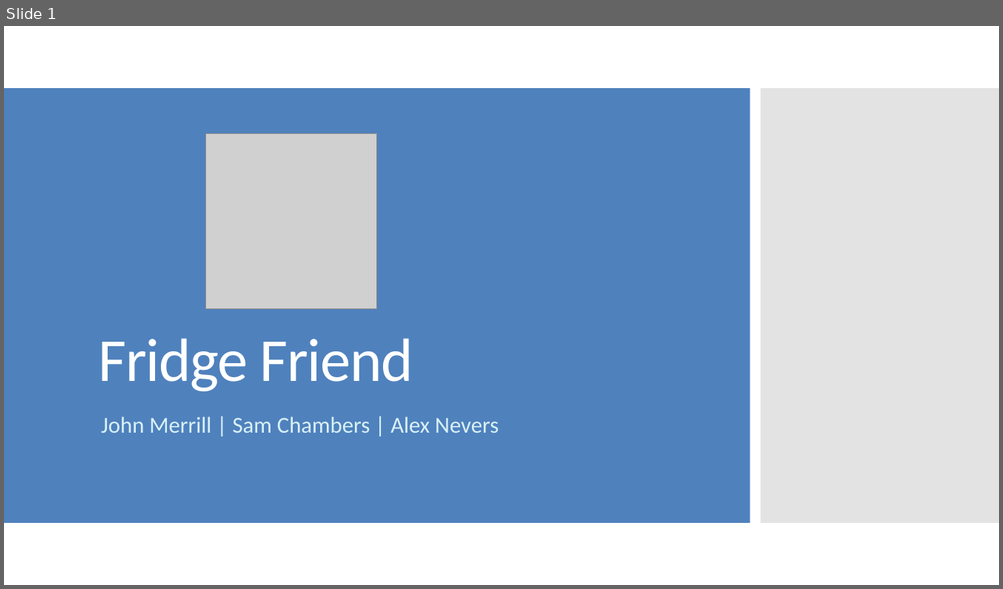
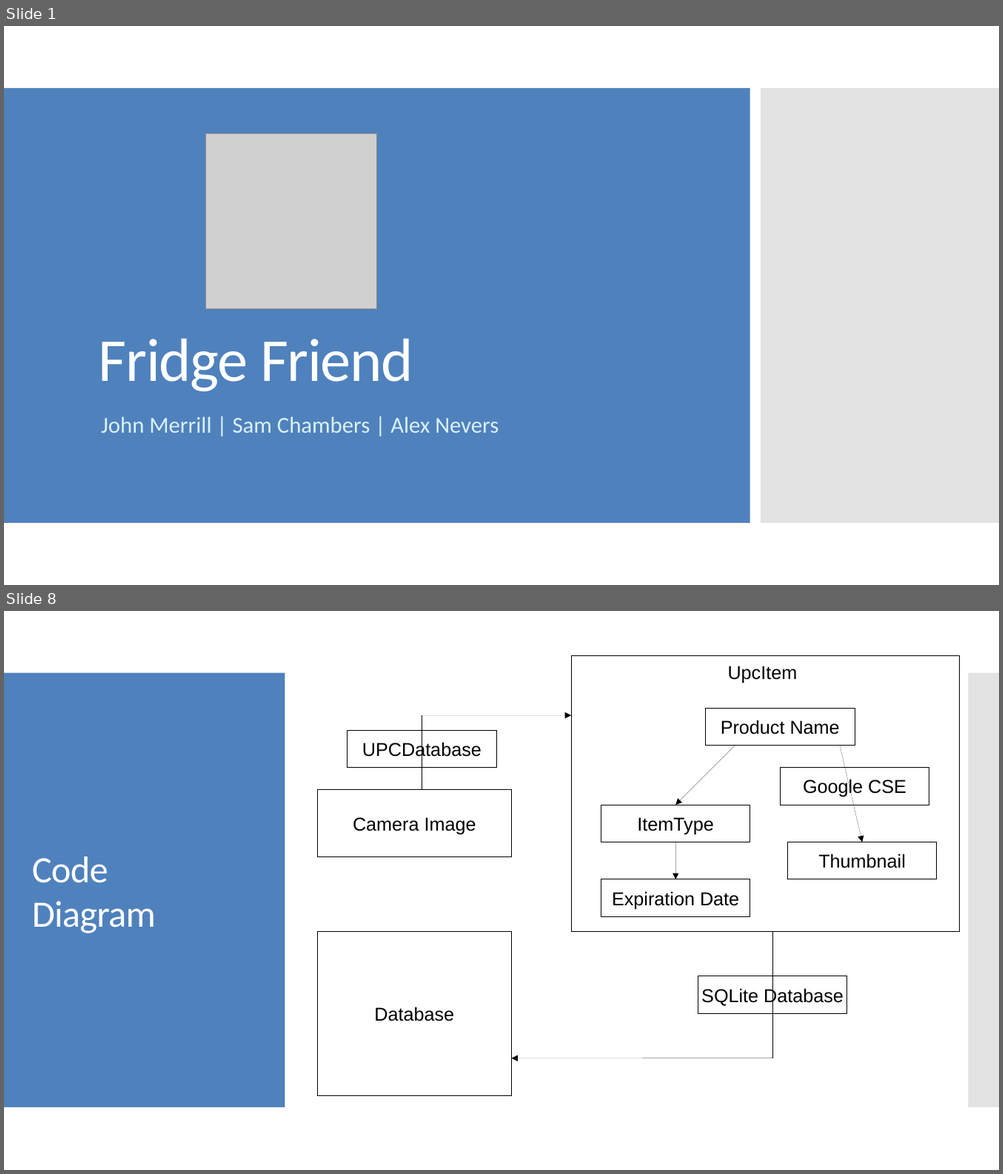
Before and after one commit to uml-app1-2016/Fridge-Friend, a slide deck: Fridge Friend.pptx. Shown one above the other, each under a label of ours: slide 1 before the commit, slides 1 and 8 after it; the slides between them are not shown. The pictures are 1003x589 and 1003x1174 pixels, drawn with LibreOffice and Linux fonts; fonts in the diff are those of the drawing; grey boxes stand for pictures. Boxes give left, top, right and bottom in pixels: in the first picture for what was removed or moved away, otherwise in the second. Text is boxed around its words. In the diff, an @@ line names an element or a change of style, - is before the commit and + after.

Commit message:
added code diagram to presentation

```diff
--- a/Fridge Friend.pptx
+++ b/Fridge Friend.pptx
@@ slide 8 added at (4, 611, 999, 1170), background #FFFFFF @@
@@ rectangle added at (4, 673, 284, 1108), fill #4F81BD @@
@@ rectangle added at (571, 655, 959, 932), outline #000000 0.75 pt @@
@@ text added at (728, 666, 797, 684), 18 pt, text #000000 @@
+UpcItem
@@ rectangle added at (968, 673, 999, 1108), fill #C8C8C8 at 50% opacity @@
@@ arrow added from (422, 715) to (571, 715), #000000 0.75 pt @@
@@ line added from (422, 715) to (422, 790), #000000 0.75 pt @@
@@ rectangle added at (706, 708, 854, 745), outline #000000 0.75 pt, 18 pt, text #000000 @@
+Product Name
@@ rectangle added at (347, 730, 496, 768), fill #FFFFFF, outline #000000 0.75 pt, 18 pt, text #000000 @@
+UPCDatabase
@@ arrow added from (735, 745) to (675, 805), #000000 0.75 pt @@
@@ arrow added from (839, 745) to (862, 843), #000000 0.75 pt @@
@@ rectangle added at (780, 768, 929, 805), outline #000000 0.75 pt, 18 pt, text #000000 @@
+Google CSE
@@ rectangle added at (317, 790, 512, 857), outline #000000 0.75 pt, 18 pt, text #000000 @@
+Camera Image
@@ rectangle added at (601, 805, 750, 843), outline #000000 0.75 pt, 18 pt, text #000000 @@
+ItemType
@@ arrow added from (675, 843) to (675, 880), #000000 0.75 pt @@
@@ rectangle added at (788, 843, 936, 880), outline #000000 0.75 pt, 18 pt, text #000000 @@
+Thumbnail
@@ text added at (32, 857, 156, 934), 36 pt, text #FFFFFF @@
+Code
+Diagram
@@ rectangle added at (601, 880, 750, 917), outline #000000 0.75 pt, 18 pt, text #000000 @@
+Expiration Date
@@ rectangle added at (317, 932, 512, 1096), outline #000000 0.75 pt, 18 pt, text #000000 @@
+Database
@@ line added from (772, 1059) to (772, 932), #000000 0.75 pt @@
@@ rectangle added at (698, 977, 847, 1014), outline #000000 0.75 pt, 18 pt, text #000000 @@
+SQLite Database
@@ arrow added from (772, 1059) to (512, 1059), #000000 0.75 pt @@
```
Also in this commit, not shown: 10 slides changed.
